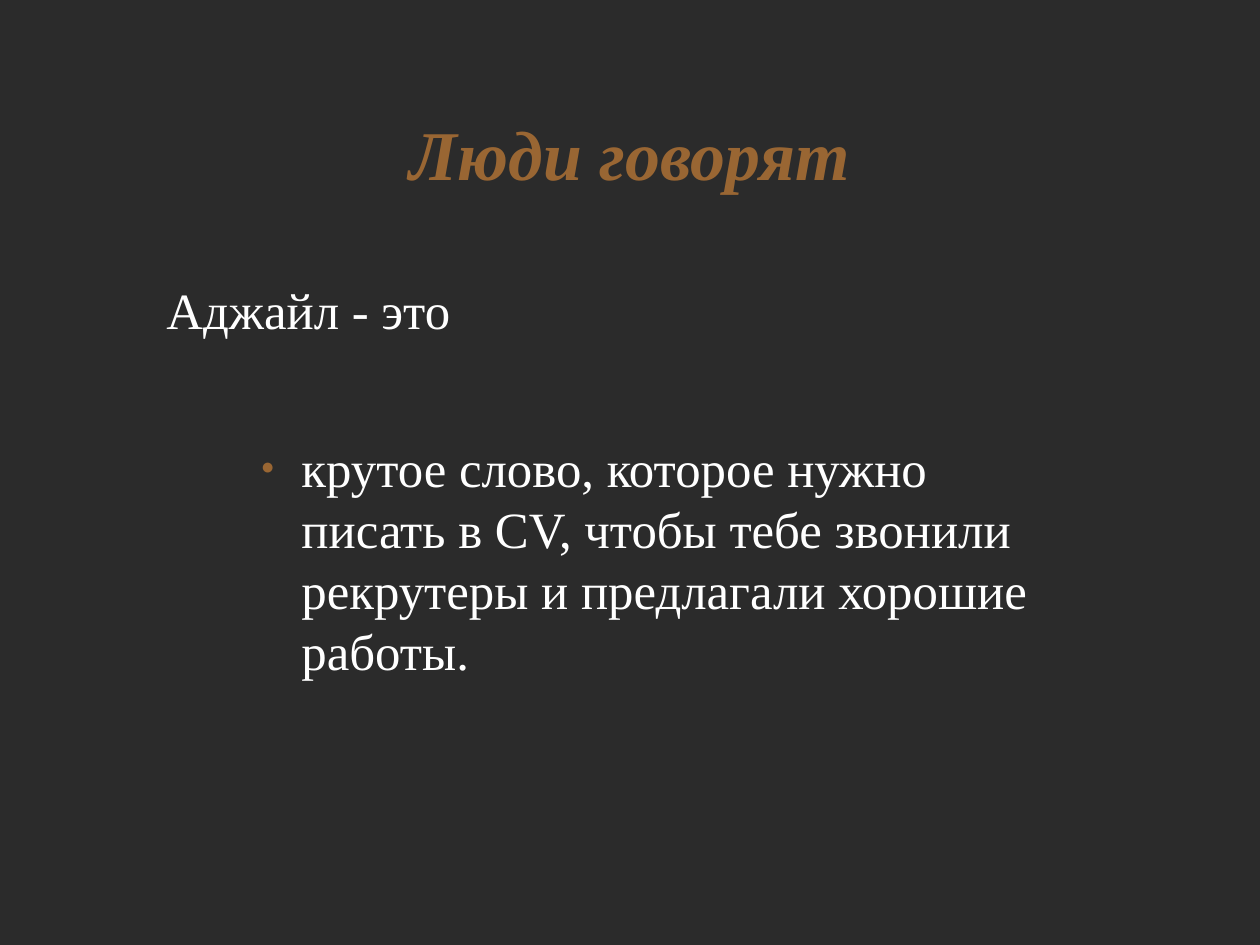
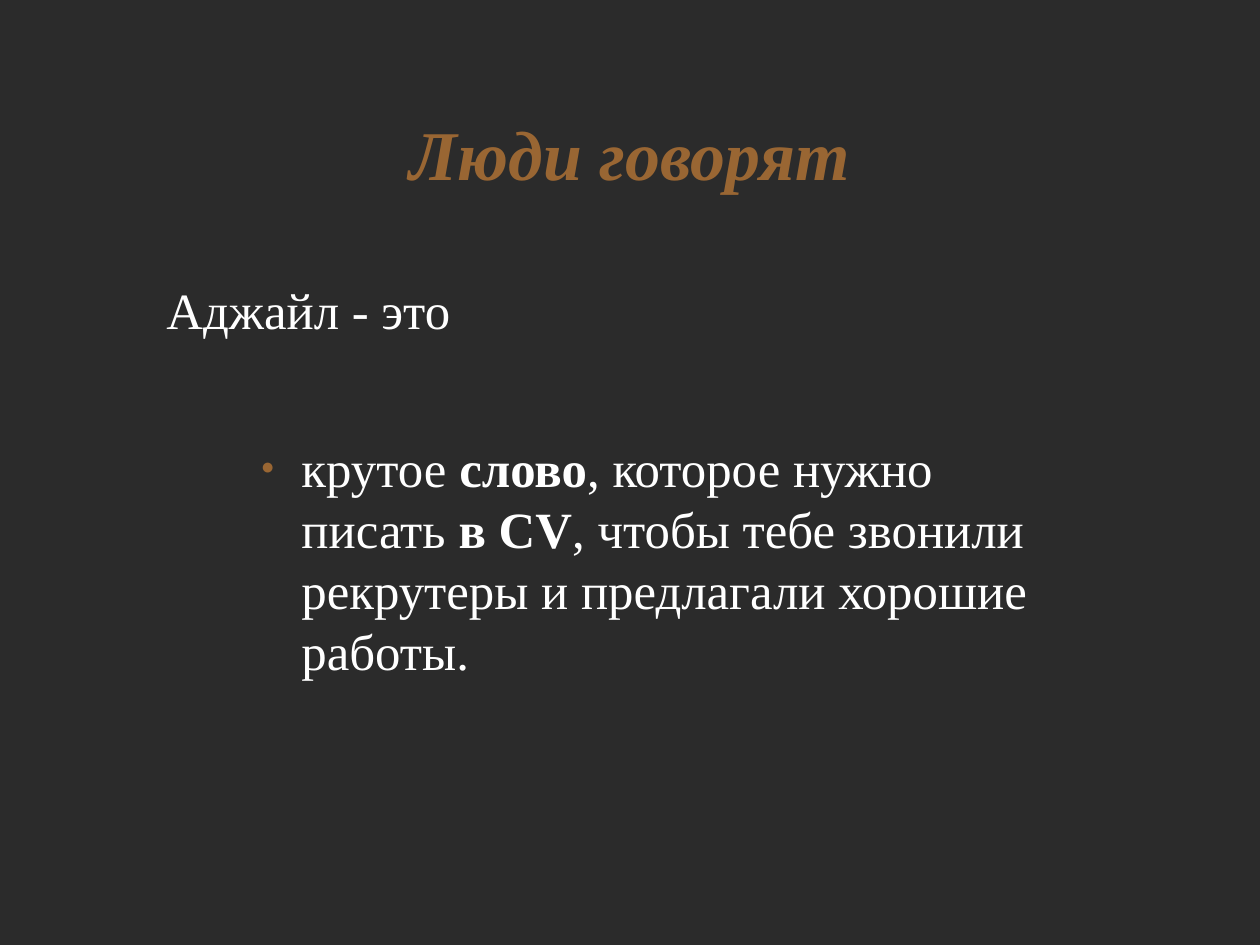
Before and after one commit to asolntsev/presentations, a slide deck: slide 5 of agile-technical-practices/agile-church.odp. Drawn at 1260x945 pixels with LibreOffice and Linux fonts; fonts in the diff are those of the drawing; background and template pictures are left out; a plain dark background stands for a picture behind light text. Boxes give left, top, right and bottom in pixels: in the first picture for what was removed or moved away, otherwise in the second. Text is boxed around its words. In the diff, an @@ line names an element or a change of style, - is before the commit and + after.

```diff
--- a/agile-technical-practices/agile-church.odp
+++ b/agile-technical-practices/agile-church.odp
@@ text "крутое слово, которое нужно писать ..." at [301, 463, 1027, 680]: bold on in "слово, в CV," @@
```
Also in this commit, not shown: 6 other slides changed, 2 slides added.
